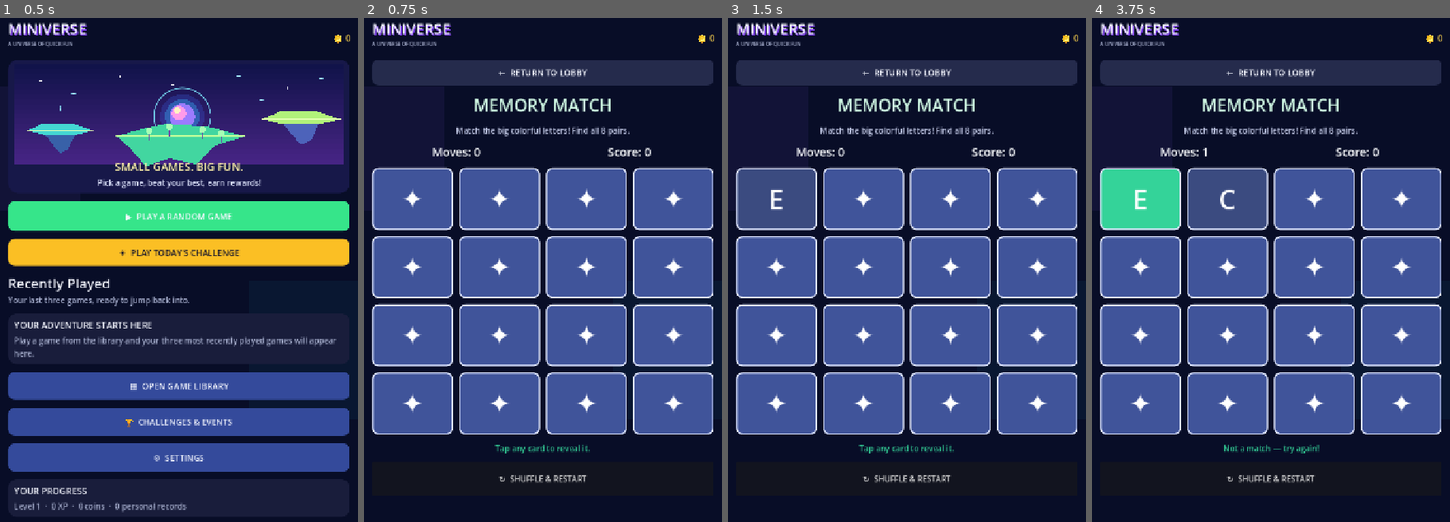
Above: before the commit, frames 1-4 (left to right).
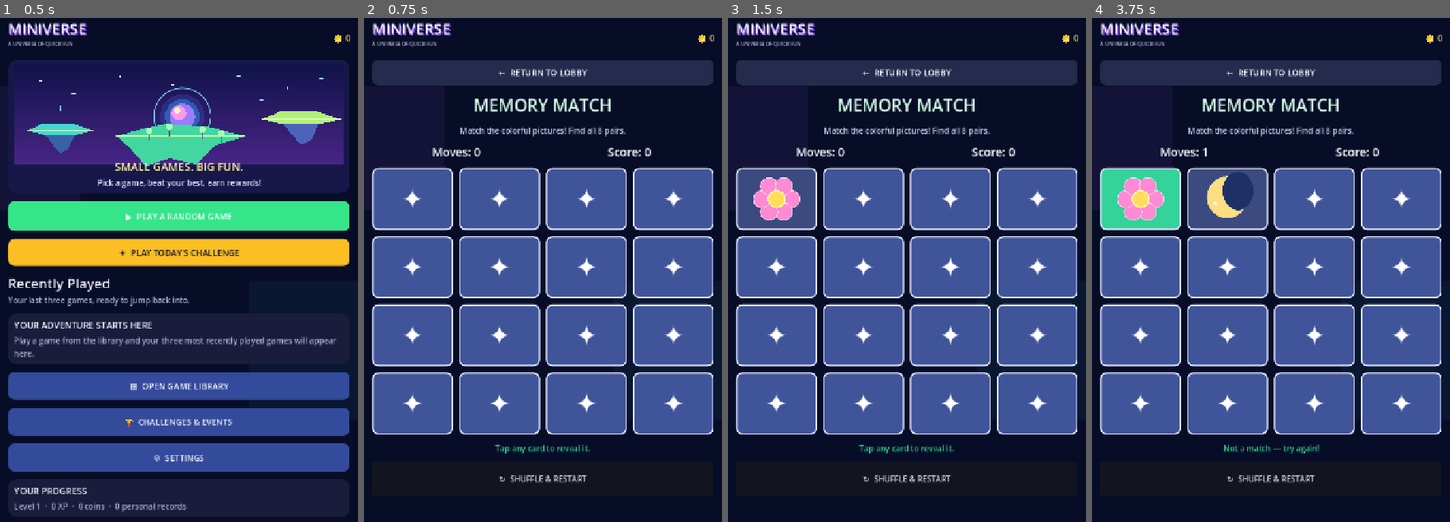
Above: after the commit, the same moments.

Repository: Lannon1484/MiniVerse-iphone-test
Game: Godot game, scene res://scenes/main.tscn
Two runs of this game, one before a commit and one after it. Both use one fixed random seed, a clock stepped at 60 frames per second and the inputs below.
Inputs (mouse positions are in pixels of both pictures, inside the frame that each line leads up to):
- Up to frame 1 (0.5 s): no input
- Up to frame 2 (0.75 s): click "▶ PLAY A RANDOM GAME" at 0.5 s
- Up to frame 3 (1.5 s): click "✦" at 1.25 s
- Up to frame 4 (3.75 s): click (1142, 199) at 2 s, where only the run before the commit has a clickable "E"; click (1142, 199) at 2.77 s; click "✦" at 3.5 s

Frame 1 is identical in both runs. In frame 2, 0.5% of the frame differs, in the area x 25-75%, y 21-24%; in frame 3, 1.3%; in frame 4, 2.2%, in the area x 7-75%, y 21-41%.

Commit message:
memory-match-centered-pictures

Diff:
--- a/scripts/memory_match.gd
+++ b/scripts/memory_match.gd
@@ -4,7 +4,17 @@
 signal finished(game_id: String, score: int, extra: Dictionary)
 
 const FACE_DOWN := "✦"
-const SYMBOLS := ["A", "B", "C", "D", "E", "F", "G", "H"]
+const SYMBOLS := ["star", "heart", "moon", "diamond", "flower", "sun", "rocket", "cloud"]
+const PICTURES := {
+    "star": preload("res://assets/memory_symbols/star.png"),
+    "heart": preload("res://assets/memory_symbols/heart.png"),
+    "moon": preload("res://assets/memory_symbols/moon.png"),
+    "diamond": preload("res://assets/memory_symbols/diamond.png"),
+    "flower": preload("res://assets/memory_symbols/flower.png"),
+    "sun": preload("res://assets/memory_symbols/sun.png"),
+    "rocket": preload("res://assets/memory_symbols/rocket.png"),
+    "cloud": preload("res://assets/memory_symbols/cloud.png")
+}
 const FACE_COLORS := [Color("#f97373"), Color("#38bdf8"), Color("#fbbf24"), Color("#c084fc"), Color("#34d399"), Color("#fb923c"), Color("#f472b6"), Color("#a3e635")]
 const CARD := Color("#40549a")
 const ACCENT := Color("#34d399")
@@ -39,7 +49,7 @@
     title.add_theme_color_override("font_color", Color("#d1fae5"))
     root.add_child(title)
     var subtitle := Label.new()
-    subtitle.text = "Match the big colorful letters! Find all 8 pairs."
+    subtitle.text = "Match the colorful pictures! Find all 8 pairs."
     subtitle.horizontal_alignment = HORIZONTAL_ALIGNMENT_CENTER
     subtitle.autowrap_mode = TextServer.AUTOWRAP_WORD_SMART
     subtitle.add_theme_color_override("font_color", Color("#c4cbe8"))
@@ -90,6 +100,9 @@
         matched.append(false)
         var button := Button.new()
         button.text = FACE_DOWN
+        button.expand_icon = true
+        button.icon_alignment = HORIZONTAL_ALIGNMENT_CENTER
+        button.alignment = HORIZONTAL_ALIGNMENT_CENTER
         button.custom_minimum_size = Vector2(0, 125)
         button.size_flags_horizontal = Control.SIZE_EXPAND_FILL
         button.add_theme_font_size_override("font_size", 54)
@@ -120,7 +133,8 @@
 
 func _pick(index: int) -> void:
     if not running or lock_board or matched[index] or index == first_pick: return
-    buttons[index].text = cards[index]
+    buttons[index].text = ""
+    buttons[index].icon = PICTURES[cards[index]]
     var face_color: Color = FACE_COLORS[SYMBOLS.find(cards[index])]
     buttons[index].add_theme_stylebox_override("normal", _card_style(face_color))
     if first_pick == -1:
@@ -152,9 +166,11 @@
         await get_tree().create_timer(0.75).timeout
         if not is_inside_tree(): return
         if not matched[old_pick]:
+            buttons[old_pick].icon = null
             buttons[old_pick].text = FACE_DOWN
             buttons[old_pick].add_theme_stylebox_override("normal", _card_style(CARD))
         if not matched[index]:
+            buttons[index].icon = null
             buttons[index].text = FACE_DOWN
             buttons[index].add_theme_stylebox_override("normal", _card_style(CARD))
         lock_board = false
Binary file added: assets/memory_symbols/cloud.png
Not shown, added: assets/memory_symbols/cloud.png.import
Binary file added: assets/memory_symbols/diamond.png
Not shown, added: assets/memory_symbols/diamond.png.import
Binary file added: assets/memory_symbols/flower.png
Not shown, added: assets/memory_symbols/flower.png.import
Binary file added: assets/memory_symbols/heart.png
Not shown, added: assets/memory_symbols/heart.png.import
Binary file added: assets/memory_symbols/moon.png
Not shown, added: assets/memory_symbols/moon.png.import
Binary file added: assets/memory_symbols/rocket.png
Not shown, added: assets/memory_symbols/rocket.png.import
(and 7 more such lines)
